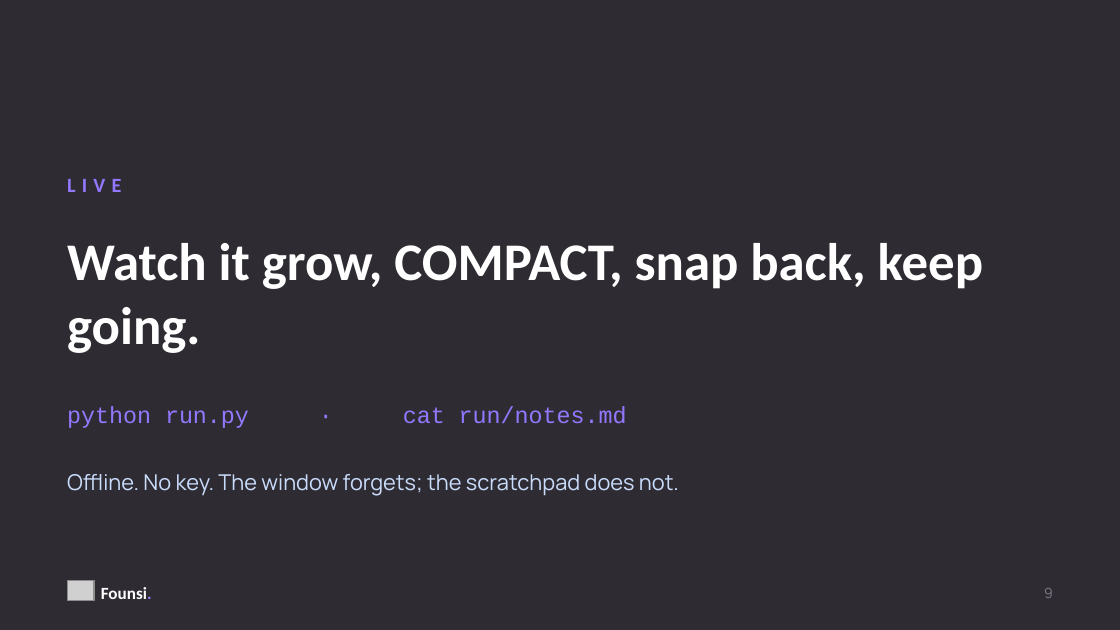
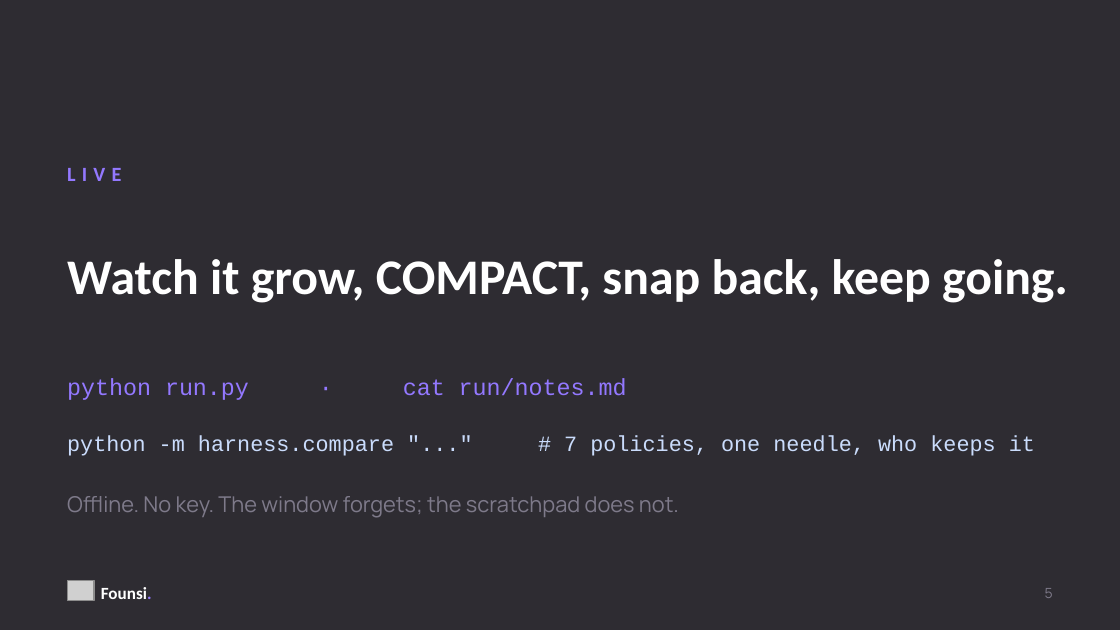
Before and after one commit to kanishkpatel1995/agent-harness, a slide deck: slide 5 of presentation/founsi-talk.pptx (slide 9 before the commit). Drawn at 1120x630 pixels with LibreOffice and Linux fonts; fonts in the diff are those of the drawing; grey boxes stand for pictures. Boxes give left, top, right and bottom in pixels: in the first picture for what was removed or moved away, otherwise in the second. Text is boxed around its words. In the diff, an @@ line names an element or a change of style, - is before the commit and + after.

```diff
--- a/presentation/founsi-talk.pptx
+++ b/presentation/founsi-talk.pptx
@@ text "LIVE" moved from (x1=67, y1=179, x2=121, y2=192) to (x1=67, y1=168, x2=121, y2=181) @@
@@ text "Watch it grow, COMPACT, snap ..." moved from (x1=67, y1=243, x2=983, y2=353) to (x1=67, y1=259, x2=1068, y2=303) @@
@@ text "Watch it grow, COMPACT, snap ..." at (x1=67, y1=259, x2=1068, y2=303): size 34 to 32 pt @@
@@ text "python run.py · cat run/notes.md" moved from (x1=67, y1=406, x2=627, y2=428) to (x1=67, y1=378, x2=627, y2=400) @@
@@ text added at (x1=67, y1=435, x2=1035, y2=456), 14 pt, text #CADCFC @@
+python -m harness.compare "..." # 7 policies, one needle, who keeps it
@@ text "Offline. No key. The window ..." moved from (x1=67, y1=474, x2=679, y2=496) to (x1=67, y1=496, x2=679, y2=518) @@
@@ text "Offline. No key. The window ..." at (x1=67, y1=496, x2=679, y2=518): text colour #CADCFC to #7E7A8A @@
@@ text at (x1=1045, y1=588, x2=1053, y2=598): text changed @@
-9
+5
```
Also in this commit, not shown: 10 other slides changed, 3 slides added, 2 other files.
